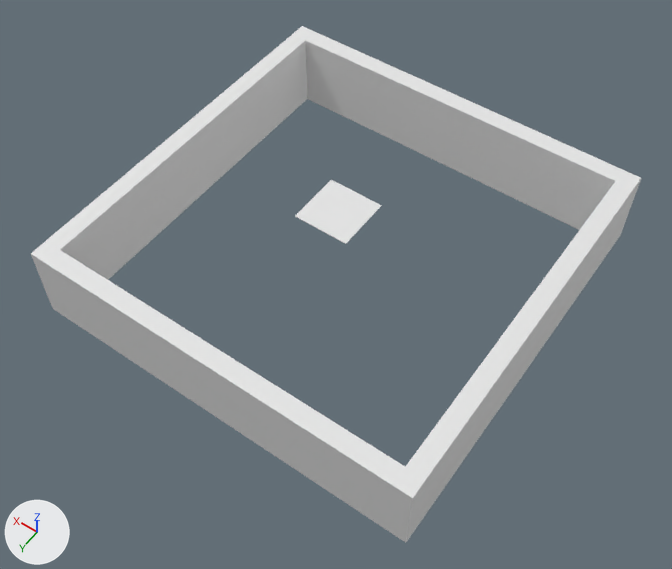
Two versions of the glTF model DiceTable.glb, one commit apart.
Before and after are seen from a 50 mm lens placed at (-53.9, 78.2, 111.0), pointed at (-1.7, 5.0, -3.9). The lights are fixed; the arrows at lower left show +X, +Y and +Z. Vertices at the same position are counted once.
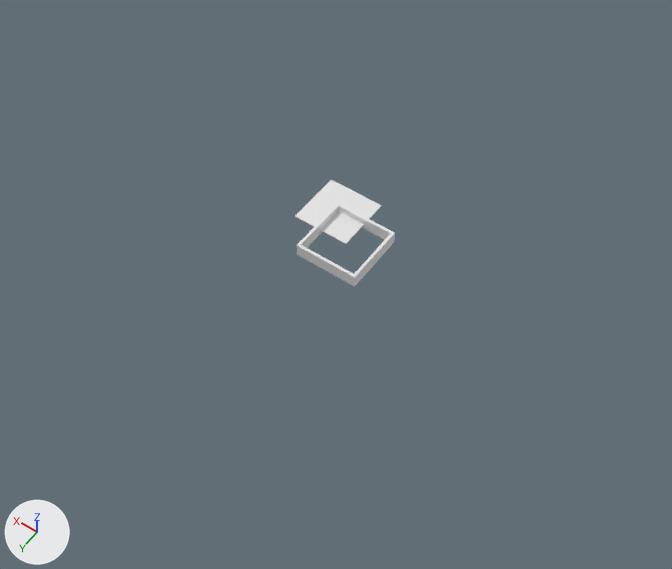
Location of each change, [x1, y1, x2, y2] in pixels of the pictures (672 x 569 px; the box of a moved part takes in the faces that stretch with it):
'Cube.002', reshaped (84% narrower, 84% shorter)
    before: [31, 26, 641, 543]
    after: [296, 203, 395, 287]
part 1 of me_cube_002, added
    after: [299, 245, 353, 285]
part 2 of me_cube_002, moved or reshaped
    before: [306, 32, 641, 543]
    after: [338, 204, 395, 287]
part 3 of me_cube_002, added
    after: [296, 203, 340, 255]
part 4 of me_cube_002, deleted
    before: [45, 250, 405, 530]
part 5 of me_cube_002, deleted
    before: [31, 26, 315, 317]

The change, as a list of edits to the scene's bpy script:
```text
Change me_cube_002:
    where me_cube_002.from_pydata(...)  # 30 vertices, 48 faces; spans x -33.0..33.0, y -33.0..33.0, z -6.8..6.8
    used by ob_cube_002; location = (0.0, 0.0, 0.0)
    me_cube_002 part 1: a new loose piece, a box spanning x -5.0..5.0, y 5.0..5.5, z -1.12..1.13
    me_cube_002 part 2: the loose piece of 14 vertices spanning x -33.0..30.0, y -33.0..33.0, z -6.8..6.8 is scaled about the mesh origin by 0.167
    me_cube_002 part 3: a new loose piece, a box spanning x 5.0..5.5, y -5.5..5.5, z -1.12..1.13
    me_cube_002 part 4: the loose piece of 8 vertices spanning x -30.0..30.0, y 30.0..33.0, z -6.7..6.8 is deleted
    me_cube_002 part 5: the loose piece of 8 vertices spanning x 30.0..33.0, y -33.0..33.0, z -6.8..6.8 is deleted
```
